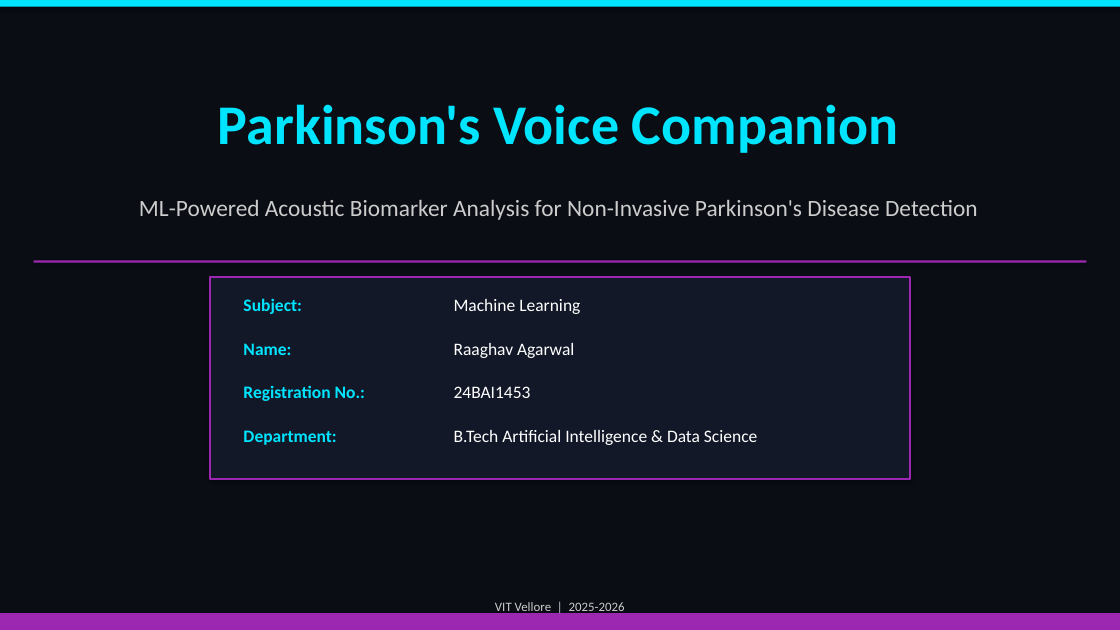
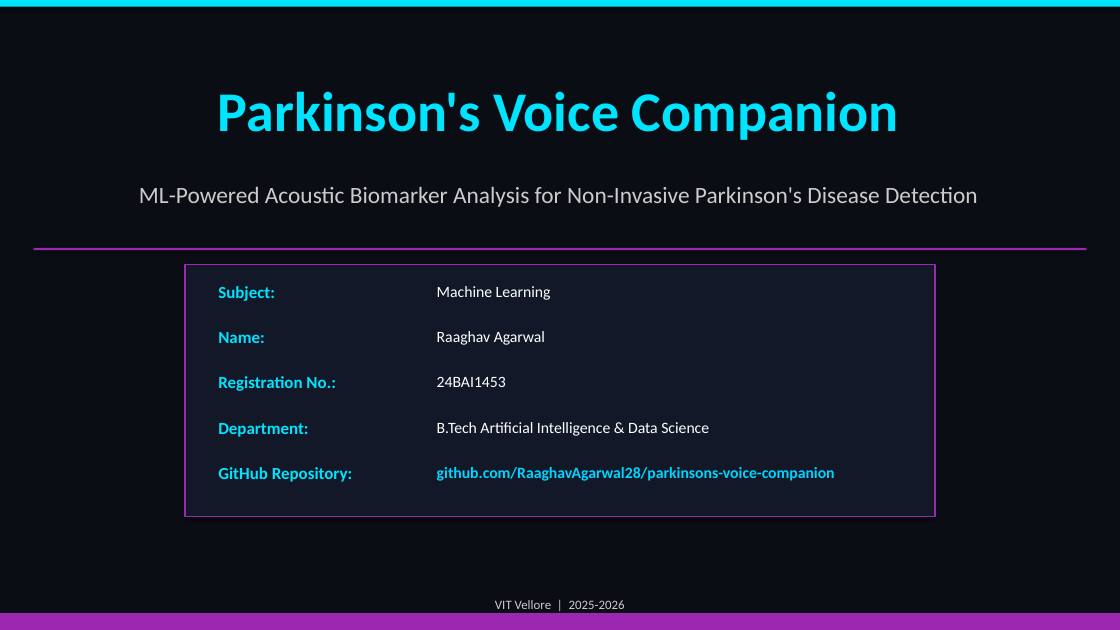
Before and after one commit to RaaghavAgarwal28/parkinsons-voice-companion, a slide deck: slide 1 of Parkinsons_Voice_Companion_Presentation.pptx. Drawn at 1120x630 pixels with LibreOffice and Linux fonts; fonts in the diff are those of the drawing. Boxes give left, top, right and bottom in pixels: in the first picture for what was removed or moved away, otherwise in the second. Text is boxed around its words. In the diff, an @@ line names an element or a change of style, - is before the commit and + after.

Commit message:
docs: add GitHub repository URL to presentation title slide

```diff
--- a/Parkinsons_Voice_Companion_Presentation.pptx
+++ b/Parkinsons_Voice_Companion_Presentation.pptx
@@ text "Parkinson's Voice Companion": place and size @@
-text "Parkinson's Voice Companion" at (218,104,899,153)
+text "Parkinson's Voice Companion" at (218,91,899,140)
@@ text "ML-Powered Acoustic Biomarker Analysis for ...": place and size @@
-text "ML-Powered Acoustic Biomarker Analysis for ..." at (139,200,978,220)
+text "ML-Powered Acoustic Biomarker Analysis for ..." at (139,187,978,207)
@@ rectangle: place and size @@
-rectangle at (34,260,1086,263)
+rectangle at (34,248,1086,250)
@@ rectangle: place and size @@
-rectangle at (210,277,910,479)
+rectangle at (185,265,935,517)
@@ size 15 to 14.5 pt in 4 elements at (218,423,308,437), (218,376,335,391), (218,332,264,343), (218,286,275,301) @@
@@ text "Subject:": place and size @@
-text "Subject:" at (243,298,301,314)
+text "Subject:" at (218,286,275,301)
@@ size 15 to 13.5 pt in 4 elements at (437,422,709,436), (437,377,506,387), (437,331,545,345), (437,286,551,300) @@
@@ text "Machine Learning": place and size @@
-text "Machine Learning" at (454,299,580,314)
+text "Machine Learning" at (437,286,551,300)
@@ text "Name:": place and size @@
-text "Name:" at (243,343,291,355)
+text "Name:" at (218,332,264,343)
@@ text "Raaghav Agarwal": place and size @@
-text "Raaghav Agarwal" at (454,343,574,358)
+text "Raaghav Agarwal" at (437,331,545,345)
@@ text "Registration No.:": place and size @@
-text "Registration No.:" at (243,385,365,401)
+text "Registration No.:" at (218,376,335,391)
@@ text "24BAI1453": place and size @@
-text "24BAI1453" at (454,386,531,398)
+text "24BAI1453" at (437,377,506,387)
@@ text "Department:": place and size @@
-text "Department:" at (243,430,336,445)
+text "Department:" at (218,423,308,437)
@@ text "B.Tech Artificial Intelligence & Data ...": place and size @@
-text "B.Tech Artificial Intelligence & Data ..." at (454,430,757,445)
+text "B.Tech Artificial Intelligence & Data ..." at (437,422,709,436)
@@ text added at (218,467,352,482), 14.5 pt, text #00E5FF, bold @@
+GitHub Repository:
@@ text added at (437,467,835,481), 13.5 pt, text #00D4FF, bold @@
+github.com/RaaghavAgarwal28/parkinsons-voice-companion
@@ text "VIT Vellore | 2025-2026" rewrapped from (495,602,625,615) to (495,600,625,609) @@
```
